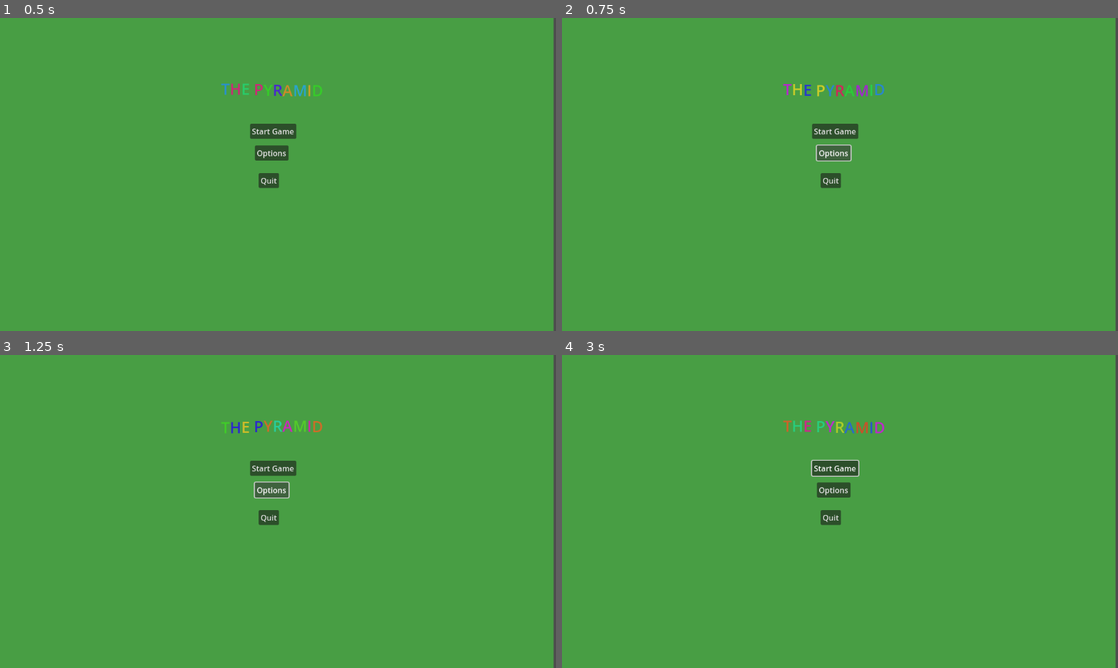
Above: before the commit, frames 1-4 (two rows, left to right).
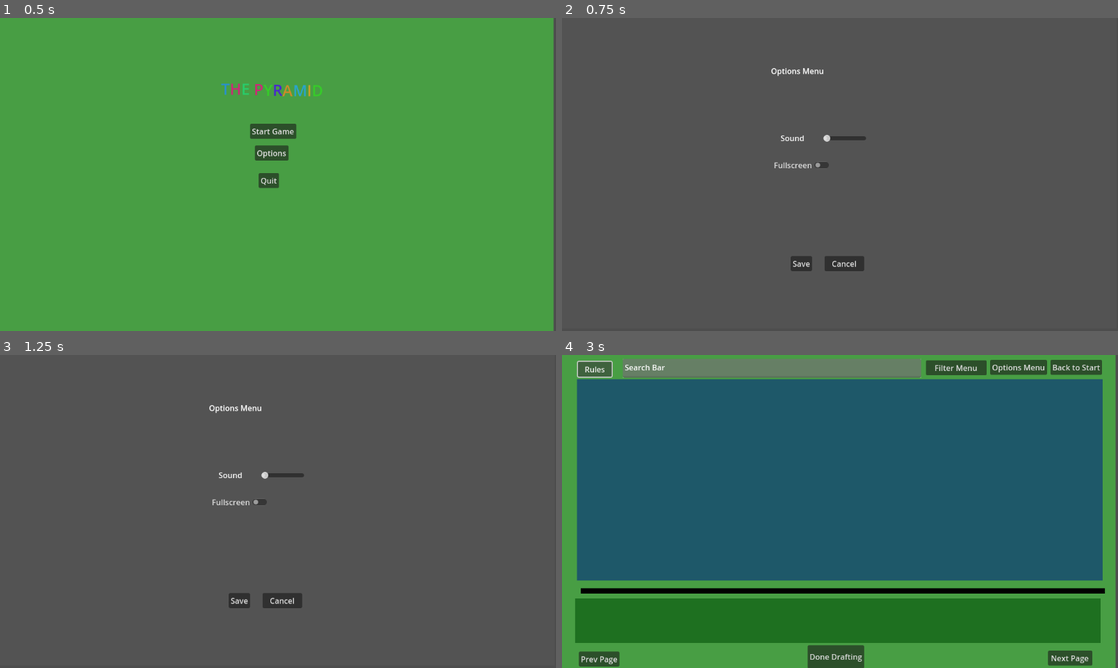
Above: after the commit, the same moments.

Repository: monochromia/PyramidGodot
Game: Godot game, scene res://Main Menu.tscn
Same seed, same stepped clock (60 frames per second), same inputs: the game is played once before the commit and once after it. Before the commit the project starts from res://main_menu_scene_head.tscn.
Inputs (mouse positions are in pixels of both pictures, inside the frame that each line leads up to):
- Up to frame 1 (0.5 s): no input
- Up to frame 2 (0.75 s): click "Options" at 0.5 s
- Up to frame 3 (1.25 s): no input
- Up to frame 4 (3 s): click (801, 599) at 1.25 s, where only the run after the commit has a clickable "Save"; click "Start Game" at 2 s; click (595, 370) at 2.75 s, where only the run after the commit has a clickable "Rules"

Frame 1 is identical in both runs. In frame 2, 99% of the frame differs, in the area x 0-100%, y 0-100%; in frame 3, 99%; in frame 4, 82%.

Commit message:
File organization and scene navigation

Diff:
--- /dev/null
+++ b/Main Menu.gd
@@ -0,0 +1,23 @@
+extends Node2D
+
+
+# Called when the node enters the scene tree for the first time.
+func _ready():
+	pass # Replace with function body.
+
+
+# Called every frame. 'delta' is the elapsed time since the previous frame.
+func _process(delta):
+	pass
+
+
+func _on_start_button_pressed():
+	get_tree().change_scene_to_file("res://Pack Select.tscn")
+
+
+func _on_options_button_pressed():
+	get_tree().change_scene_to_file("res://Options Menu.tscn")
+
+
+func _on_quit_button_pressed():
+	get_tree().quit()
--- a/main_menu_scene_head.tscn
+++ b/Main Menu.tscn
@@ -1,44 +1,47 @@
-[gd_scene format=3 uid="uid://234lng0cewxr"]
+[gd_scene load_steps=2 format=3 uid="uid://234lng0cewxr"]
+
+[ext_resource type="Script" path="res://Main Menu.gd" id="1_cxb4o"]
 
 [node name="Main_Menu_Scene_Head" type="Node2D"]
+script = ExtResource("1_cxb4o")
 
 [node name="Background Placeholder" type="ColorRect" parent="."]
 offset_right = 1147.0
 offset_bottom = 652.0
 color = Color(0.282353, 0.619608, 0.266667, 1)
 
-[node name="Start Button" type="Button" parent="Background Placeholder"]
-layout_mode = 0
+[node name="Start Button" type="Button" parent="."]
 offset_left = 518.0
 offset_top = 219.0
 offset_right = 614.0
 offset_bottom = 250.0
 text = "Start Game"
 
-[node name="Options Button" type="Button" parent="Background Placeholder"]
-layout_mode = 0
+[node name="Options Button" type="Button" parent="."]
 offset_left = 528.0
 offset_top = 264.0
 offset_right = 598.0
 offset_bottom = 295.0
 text = "Options"
 
-[node name="Quit Button" type="Button" parent="Background Placeholder"]
-layout_mode = 0
+[node name="Quit Button" type="Button" parent="."]
 offset_left = 536.0
 offset_top = 321.0
 offset_right = 578.0
 offset_bottom = 352.0
 text = "Quit"
 
-[node name="Title Text" type="RichTextLabel" parent="Background Placeholder"]
-layout_mode = 0
+[node name="Title Text" type="RichTextLabel" parent="."]
 offset_left = 355.0
 offset_top = 126.0
 offset_right = 773.0
-offset_bottom = 166.0
+offset_bottom = 171.0
 theme_override_font_sizes/normal_font_size = 32
 bbcode_enabled = true
 text = "[rainbow][wave][center]THE PYRAMID[/center][/wave][/rainbow]"
 fit_content = true
 scroll_active = false
+
+[connection signal="pressed" from="Start Button" to="." method="_on_start_button_pressed"]
+[connection signal="pressed" from="Options Button" to="." method="_on_options_button_pressed"]
+[connection signal="pressed" from="Quit Button" to="." method="_on_quit_button_pressed"]
--- /dev/null
+++ b/Options Menu.gd
@@ -0,0 +1,20 @@
+extends Node2D
+
+
+# Called when the node enters the scene tree for the first time.
+func _ready():
+	pass # Replace with function body.
+
+
+# Called every frame. 'delta' is the elapsed time since the previous frame.
+func _process(delta):
+	pass
+
+
+func _on_save_button_pressed():
+	# TODO: Save data
+	_on_cancel_button_pressed()
+
+
+func _on_cancel_button_pressed():
+	get_tree().change_scene_to_file("res://Main Menu.tscn")
--- a/options_menu_scene_head.tscn
+++ b/Options Menu.tscn
@@ -1,30 +1,37 @@
-[gd_scene format=3 uid="uid://e1do5koqqnuc"]
+[gd_scene load_steps=2 format=3 uid="uid://e1do5koqqnuc"]
+
+[ext_resource type="Script" path="res://Options Menu.gd" id="1_qvm20"]
 
 [node name="options_menu_scene_head" type="Node2D"]
+script = ExtResource("1_qvm20")
 
 [node name="Options Menu Background" type="ColorRect" parent="."]
 offset_right = 1149.0
 offset_bottom = 643.0
 color = Color(0.341176, 0.341176, 0.341176, 0.615686)
 
-[node name="Fullscreen Button" type="CheckButton" parent="Options Menu Background"]
-layout_mode = 0
+[node name="Fullscreen Button" type="CheckButton" parent="."]
 offset_left = 433.0
 offset_top = 289.0
 offset_right = 560.0
 offset_bottom = 320.0
 text = "Fullscreen"
 
-[node name="Button" type="Button" parent="Options Menu Background"]
-layout_mode = 0
+[node name="SaveButton" type="Button" parent="."]
 offset_left = 474.0
 offset_top = 493.0
 offset_right = 516.0
 offset_bottom = 524.0
-text = "Quit"
+text = "Save"
 
-[node name="Options Menu Title" type="RichTextLabel" parent="Options Menu Background"]
-layout_mode = 0
+[node name="CancelButton" type="Button" parent="."]
+offset_left = 544.0
+offset_top = 493.0
+offset_right = 626.0
+offset_bottom = 524.0
+text = "Cancel"
+
+[node name="Options Menu Title" type="RichTextLabel" parent="."]
 offset_left = 380.0
 offset_top = 98.0
 offset_right = 596.0
@@ -33,15 +40,13 @@
 text = "[center]Options Menu[/center]"
 fit_content = true
 
-[node name="Audio Bus Slider" type="HSlider" parent="Options Menu Background"]
-layout_mode = 0
+[node name="Audio Bus Slider" type="HSlider" parent="."]
 offset_left = 541.0
 offset_top = 231.0
 offset_right = 630.0
 offset_bottom = 268.0
 
-[node name="RichTextLabel" type="RichTextLabel" parent="Options Menu Background"]
-layout_mode = 0
+[node name="RichTextLabel" type="RichTextLabel" parent="."]
 offset_left = 437.0
 offset_top = 237.0
 offset_right = 519.0
@@ -49,3 +54,6 @@
 bbcode_enabled = true
 text = "[center]Sound[/center]"
 fit_content = true
+
+[connection signal="pressed" from="SaveButton" to="." method="_on_save_button_pressed"]
+[connection signal="pressed" from="CancelButton" to="." method="_on_cancel_button_pressed"]
--- /dev/null
+++ b/Pack Select.gd
@@ -0,0 +1,19 @@
+extends Node
+
+
+# Called when the node enters the scene tree for the first time.
+func _ready():
+	pass # Replace with function body.
+
+
+# Called every frame. 'delta' is the elapsed time since the previous frame.
+func _process(delta):
+	pass
+
+
+func _on_options_button_pressed():
+	get_tree().change_scene_to_file("res://Options Menu.tscn")
+
+
+func _on_end_run_button_pressed():
+	get_tree().change_scene_to_file("res://Main Menu.tscn")
--- /dev/null
+++ b/Pack Select.tscn
@@ -0,0 +1,94 @@
+[gd_scene load_steps=2 format=3 uid="uid://dfx6r1wt7k8ve"]
+
+[ext_resource type="Script" path="res://Pack Select.gd" id="1_x7gni"]
+
+[node name="Pack_Select_Scene_Head" type="Node2D"]
+script = ExtResource("1_x7gni")
+
+[node name="Background Placeholder" type="ColorRect" parent="."]
+offset_right = 1147.0
+offset_bottom = 652.0
+color = Color(0.282353, 0.619608, 0.266667, 1)
+
+[node name="Done Button" type="Button" parent="."]
+offset_left = 509.0
+offset_top = 601.0
+offset_right = 626.0
+offset_bottom = 649.0
+text = "Done Drafting"
+
+[node name="Next Page Button" type="Button" parent="."]
+offset_left = 1007.0
+offset_top = 612.0
+offset_right = 1099.0
+offset_bottom = 643.0
+text = "Next Page"
+
+[node name="Rules Button" type="Button" parent="."]
+offset_left = 33.0
+offset_top = 14.0
+offset_right = 103.0
+offset_bottom = 45.0
+text = "Rules"
+
+[node name="End Run Button" type="Button" parent="."]
+offset_left = 1012.0
+offset_top = 10.0
+offset_right = 1119.0
+offset_bottom = 41.0
+text = "Back to Start"
+
+[node name="Options Button" type="Button" parent="."]
+offset_left = 887.0
+offset_top = 10.0
+offset_right = 1005.0
+offset_bottom = 41.0
+text = "Options Menu"
+
+[node name="Prev Page Button" type="Button" parent="."]
+offset_left = 35.0
+offset_top = 614.0
+offset_right = 119.0
+offset_bottom = 645.0
+text = "Prev Page"
+
+[node name="Selected Packs Placeholder" type="ColorRect" parent="."]
+offset_left = 27.0
+offset_top = 504.0
+offset_right = 1116.0
+offset_bottom = 596.0
+color = Color(0.117647, 0.439216, 0.12549, 1)
+
+[node name="Pack Area Placeholder" type="ColorRect" parent="."]
+offset_left = 31.0
+offset_top = 50.0
+offset_right = 1120.0
+offset_bottom = 467.0
+color = Color(0.117647, 0.345098, 0.411765, 1)
+
+[node name="Search Bar" type="TextEdit" parent="."]
+offset_left = 126.0
+offset_top = 8.0
+offset_right = 744.0
+offset_bottom = 47.0
+theme_override_colors/background_color = Color(1, 1, 1, 0.27451)
+theme_override_colors/font_color = Color(1, 1, 1, 1)
+text = "Search Bar"
+placeholder_text = "Search Bar"
+
+[node name="Filter Menu Button" type="Button" parent="."]
+offset_left = 754.0
+offset_top = 11.0
+offset_right = 880.0
+offset_bottom = 42.0
+text = "Filter Menu"
+
+[node name="Decoration" type="ColorRect" parent="."]
+offset_left = 39.0
+offset_top = 483.0
+offset_right = 1125.0
+offset_bottom = 494.0
+color = Color(0, 0, 0, 1)
+
+[connection signal="pressed" from="End Run Button" to="." method="_on_end_run_button_pressed"]
+[connection signal="pressed" from="Options Button" to="." method="_on_options_button_pressed"]
--- a/pack_select_scene_head.tscn
+++ /dev/null
@@ -1,99 +0,0 @@
-[gd_scene format=3 uid="uid://dfx6r1wt7k8ve"]
-
-[node name="Pack_Select_Scene_Head" type="Node2D"]
-
-[node name="Background Placeholder" type="ColorRect" parent="."]
-offset_right = 1147.0
-offset_bottom = 652.0
-color = Color(0.282353, 0.619608, 0.266667, 1)
-
-[node name="Done Button" type="Button" parent="Background Placeholder"]
-layout_mode = 0
-offset_left = 509.0
-offset_top = 601.0
-offset_right = 626.0
-offset_bottom = 649.0
-text = "Done Drafting"
-
-[node name="Next Page Button" type="Button" parent="Background Placeholder"]
-layout_mode = 0
-offset_left = 1007.0
-offset_top = 612.0
-offset_right = 1099.0
-offset_bottom = 643.0
-text = "Next Page"
-
-[node name="Rules Button" type="Button" parent="Background Placeholder"]
-layout_mode = 0
-offset_left = 9.0
-offset_top = 10.0
-offset_right = 79.0
-offset_bottom = 41.0
-text = "Rules"
-
-[node name="Quit Button" type="Button" parent="Background Placeholder"]
-layout_mode = 0
-offset_left = 1057.0
-offset_top = 21.0
-offset_right = 1127.0
-offset_bottom = 52.0
-text = "Close App"
-
-[node name="Options Button" type="Button" parent="Background Placeholder"]
-layout_mode = 0
-offset_left = 941.0
-offset_top = 19.0
-offset_right = 1059.0
-offset_bottom = 50.0
-text = "Options Menu"
-
-[node name="Prev Page Button" type="Button" parent="Background Placeholder"]
-layout_mode = 0
-offset_left = 35.0
-offset_top = 614.0
-offset_right = 119.0
-offset_bottom = 645.0
-text = "Prev Page"
-
-[node name="Selected Packs Placeholder" type="ColorRect" parent="Background Placeholder"]
-layout_mode = 0
-offset_left = 27.0
-offset_top = 504.0
-offset_right = 1116.0
-offset_bottom = 596.0
-color = Color(0.117647, 0.439216, 0.12549, 1)
-
-[node name="Pack Area Placeholder" type="ColorRect" parent="Background Placeholder"]
-layout_mode = 0
-offset_left = 31.0
-offset_top = 50.0
-offset_right = 1120.0
-offset_bottom = 467.0
-color = Color(0.117647, 0.345098, 0.411765, 1)
-
-[node name="Search Bar" type="TextEdit" parent="Background Placeholder"]
-layout_mode = 0
-offset_left = 126.0
-offset_top = 8.0
-offset_right = 744.0
-offset_bottom = 47.0
-theme_override_colors/background_color = Color(1, 1, 1, 0.27451)
-theme_override_colors/font_color = Color(1, 1, 1, 1)
-text = "Search Bar"
-placeholder_text = "Search Bar"
-
-[node name="Filter Menu Button" type="Button" parent="Background Placeholder"]
-layout_mode = 0
-offset_left = 789.0
-offset_top = 16.0
-offset_right = 915.0
-offset_bottom = 47.0
-text = "Filter Menu"
-
-[node name="Decoration" type="ColorRect" parent="Background Placeholder"]
-layout_mode = 0
-offset_left = 39.0
-offset_top = 483.0
-offset_right = 1125.0
-offset_bottom = 494.0
-color = Color(0, 0, 0, 1)
--- a/project.godot
+++ b/project.godot
@@ -11,8 +11,8 @@
 [application]
 
 config/name="PyramidGodot"
-run/main_scene="res://main_menu_scene_head.tscn"
-config/features=PackedStringArray("4.0", "GL Compatibility")
+run/main_scene="res://Main Menu.tscn"
+config/features=PackedStringArray("4.1", "GL Compatibility")
 config/icon="res://icon.svg"
 
 [display]
